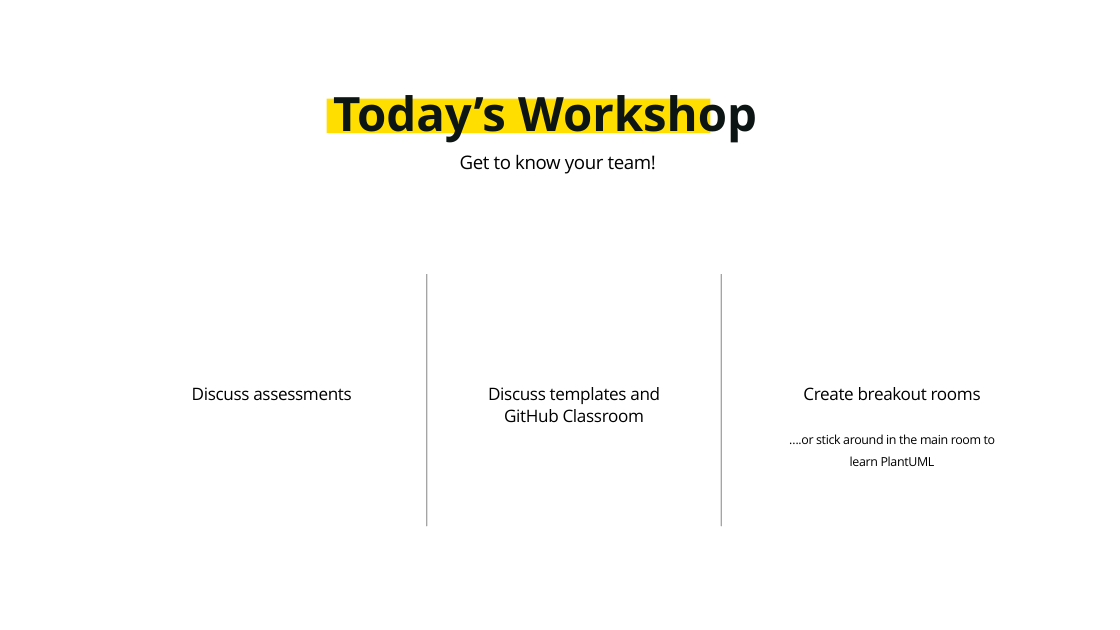
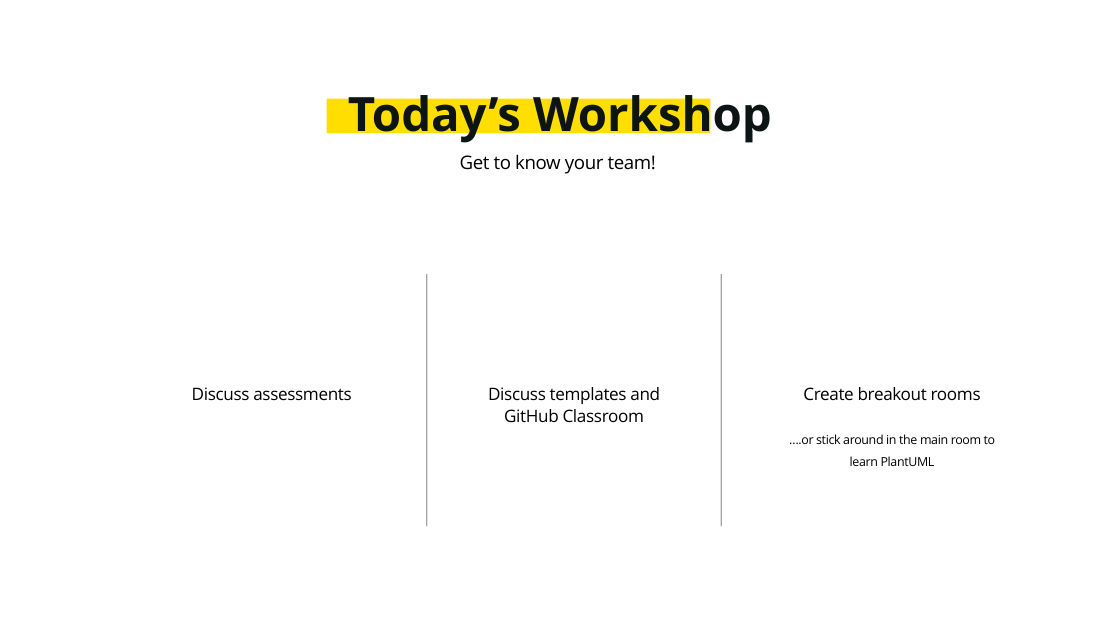
Before and after one commit to SWEN900072021/Resources, a slide deck: slide 5 of workshops/workshop_1/Slides.pptx. Drawn at 1120x630 pixels with LibreOffice and Linux fonts; fonts in the diff are those of the drawing. Boxes give left, top, right and bottom in pixels: in the first picture for what was removed or moved away, otherwise in the second. Text is boxed around its words. In the diff, an @@ line names an element or a change of style, - is before the commit and + after.

Commit message:
Add workshop 1

```diff
--- a/workshops/workshop_1/Slides.pptx
+++ b/workshops/workshop_1/Slides.pptx
@@ text "Today’s Workshop": place and size @@
-text "Today’s Workshop" at [333,87,757,143]
+text "Today’s Workshop" at [348,87,772,143]
```
Also in this commit, not shown: 2 other slides changed.
